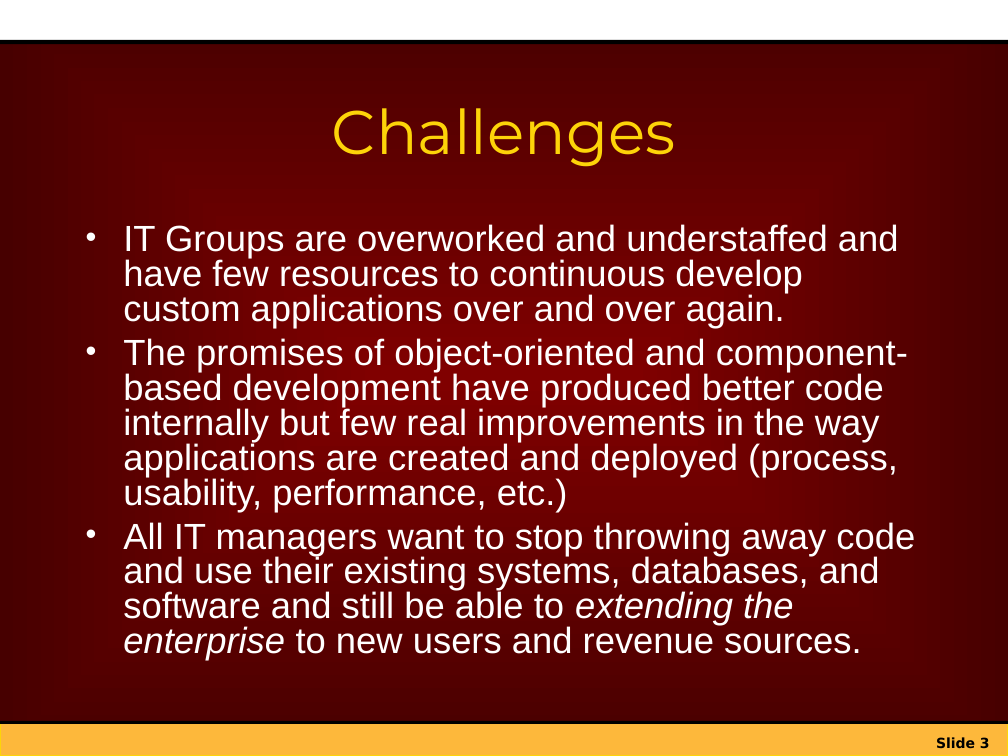
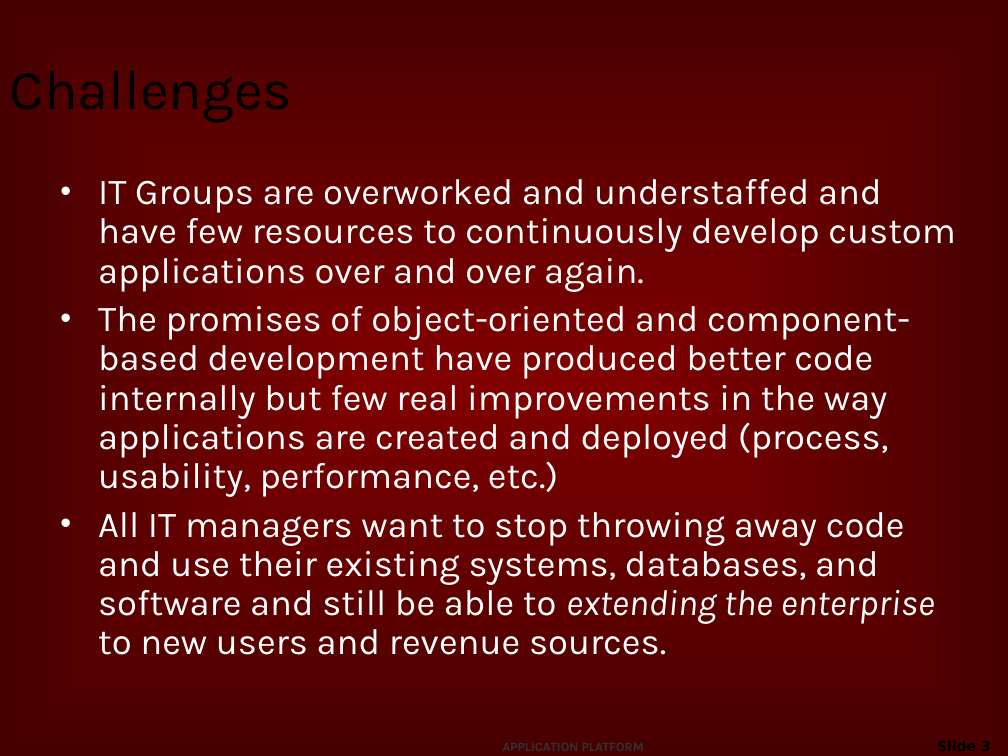
Before and after one commit to netspective/sparx-2001, a slide deck: slide 3 of Sparx/web-shared/docs/project/Extending the Enterprise.ppt. Drawn at 1008x756 pixels with LibreOffice and Linux fonts; fonts in the diff are those of the drawing; background and template pictures are left out. Boxes give left, top, right and bottom in pixels: in the first picture for what was removed or moved away, otherwise in the second. Text is boxed around its words. In the diff, an @@ line names an element or a change of style, - is before the commit and + after.

```diff
--- a/Sparx/web-shared/docs/project/Extending the Enterprise.ppt
+++ b/Sparx/web-shared/docs/project/Extending the Enterprise.ppt
@@ rectangle removed at (x1=0, y1=0, x2=1008, y2=42) @@
@@ title "Challenges" moved from (x1=332, y1=108, x2=676, y2=167) to (x1=0, y1=48, x2=857, y2=126) @@
@@ title "Challenges" at (x1=0, y1=48, x2=857, y2=126): size 44 to 40 pt, font Montserrat to Karla, text colour #FDD409 to #000000; alignment centre to left @@
@@ line removed from (1, 42) to (1008, 42) @@
@@ text "IT Groups are overworked and ..." moved from (x1=123, y1=224, x2=915, y2=661) to (x1=98, y1=179, x2=956, y2=655) @@
@@ text at (x1=98, y1=179, x2=956, y2=292): text changed; font Arial to Karla @@
-• IT Groups are overworked and understaffed and have few resources to continuous develop custom applications over and over again.
+• IT Groups are overworked and understaffed and have few resources to continuously develop custom applications over and over again.
@@ text at (x1=98, y1=306, x2=935, y2=655): font Arial to Karla in "The promises of object-oriented and component-based developm ...", "All IT managers want to stop throwing ..."; line spacing 0.8 to 0.9 @@
@@ rectangle removed at (x1=0, y1=723, x2=1008, y2=756) @@
@@ line removed from (0, 723) to (1008, 723) @@
@@ text added at (x1=493, y1=734, x2=670, y2=756), 9 pt, text #333333, bold @@
+APPLICATION PLATFORM
@@ page number rewrapped from (x1=936, y1=737, x2=990, y2=749) to (x1=841, y1=733, x2=1000, y2=756) @@
```
Also in this commit, not shown: 7 other slides changed, 4 slides added, 3 slides removed, 2 other files.
